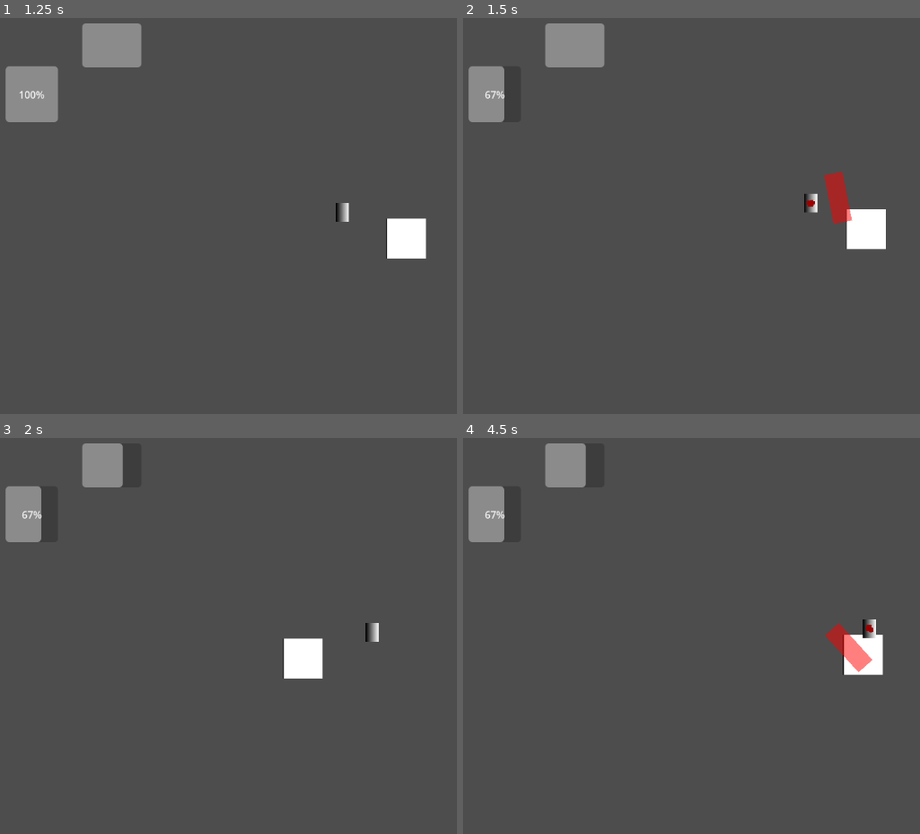
Above: before the commit, frames 1-4 (two rows, left to right).
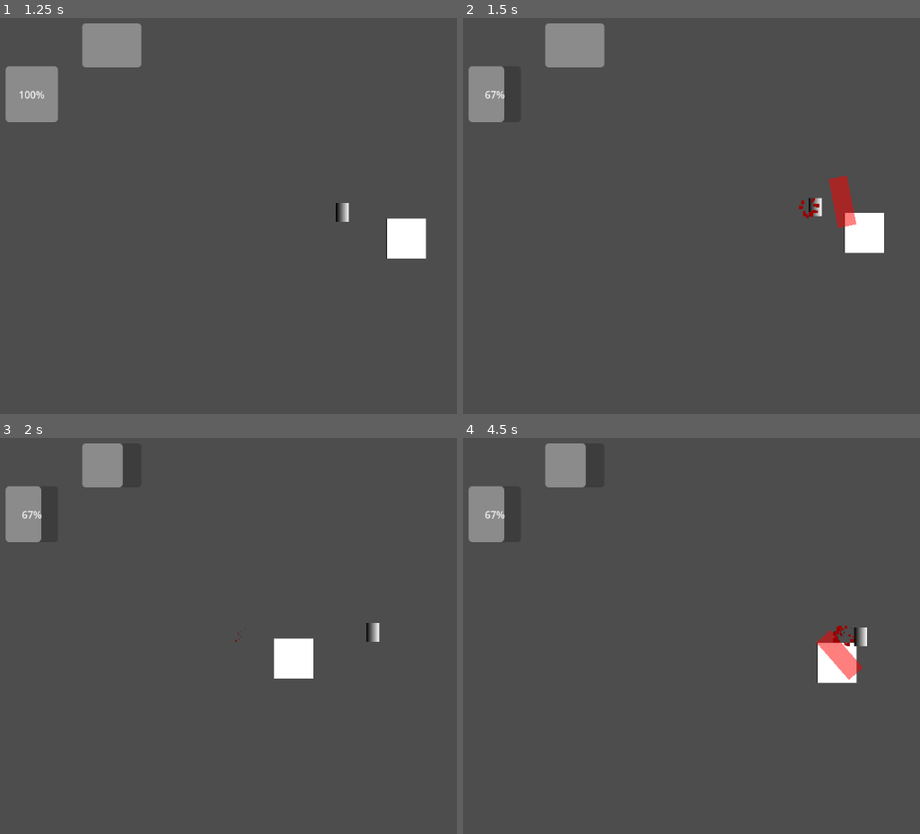
Above: after the commit, the same moments.

Repository: MarsikBlancik/HackathonV3
Game: Godot game, scene res://main_menu.tscn
Same seed, same stepped clock (60 frames per second), same inputs: the game is played once before the commit and once after it. The engine's default icon, where the game draws it, is replaced by a stand-in: a white triangle on a blue panel in a dark square.
Inputs (mouse positions are in pixels of both pictures, inside the frame that each line leads up to):
- Up to frame 1 (1.25 s): click "Graj" at 0.5 s
- Up to frame 2 (1.5 s): tap Enter at 1.25 s; move the mouse to (outside the picture) at 1.27 s; hold D from 1.28 s (still down); tap F at 1.35 s; click (outside the picture) at 1.42 s
- Up to frame 3 (2 s): keep holding D; tap Space at 1.52 s
- Up to frame 4 (4.5 s): move the mouse to (664, 651) at 2.02 s; release D at 2.03 s; hold S 2.03-2.78 s; tap F at 2.1, 2.85, 4.35 s; tap Space at 2.27, 4.25 s; move the mouse to (878, 544) at 2.77 s; hold D 2.78-3.5 s; click "Restart" at 3.5 s; move the mouse to (769, 711) at 4.27 s; hold W from 4.28 s (still down); click (769, 711) at 4.42 s

Frame 1 is identical in both runs. In frame 2, 0.8% of the frame differs, in the area x 73-93%, y 38-60%; in frame 3, 0.5%; in frame 4, 1.8%, in the area x 77-92%, y 45-62%.

Commit message:
Add blood stain to player

Diff:
--- a/player.gd
+++ b/player.gd
@@ -23,8 +23,8 @@
 var is_dashing: bool = false
 var last_direction: Vector2 = Vector2.RIGHT
 
-# Upewnij się, że stworzyłeś plik BloodParticles.tscn!
 const BLOOD_SCENE = preload("res://BloodParticles.tscn")
+const BLOOD_STAIN_SCENE = preload("res://BloodPixels.tscn") # <--- DODAJ TĘ LINIJKĘ
 
 # --- MODUŁ KAMERY (SHAKE) ---
 @onready var camera: Camera2D = $Camera2D
@@ -166,18 +166,26 @@
 	# Jeśli gracz dostał obrażenia:
 	if amount < 0:
 		apply_camera_shake(15.0)
-		apply_hit_stop(0.15)
+		apply_hit_stop(0.08)
 
 		# Odrzut (knockback)
 		if source_position != Vector2.ZERO:
 			var push_direction = (global_position - source_position).normalized()
 			knockback_velocity = push_direction * 500.0
 
-		# Sprawdzamy czy plik krwi na pewno istnieje, żeby nie zcrashować gry
+		# Tryskająca krew (cząsteczki)
 		if BLOOD_SCENE:
 			var blood = BLOOD_SCENE.instantiate()
 			blood.global_position = global_position
 			get_parent().add_child(blood)
+
+		# --- NOWE: PIKSELE KRWI NA PODŁODZE ---
+		if BLOOD_STAIN_SCENE:
+			var stain = BLOOD_STAIN_SCENE.instantiate()
+			# Małe przesunięcie, żeby krew nie pojawiała się idealnie na środku butów
+			var random_offset = Vector2(randf_range(-5, 5), randf_range(-5, 5))
+			stain.global_position = global_position + random_offset
+			get_parent().add_child(stain)
 
 	if current_hp <= 0:
 		die()
